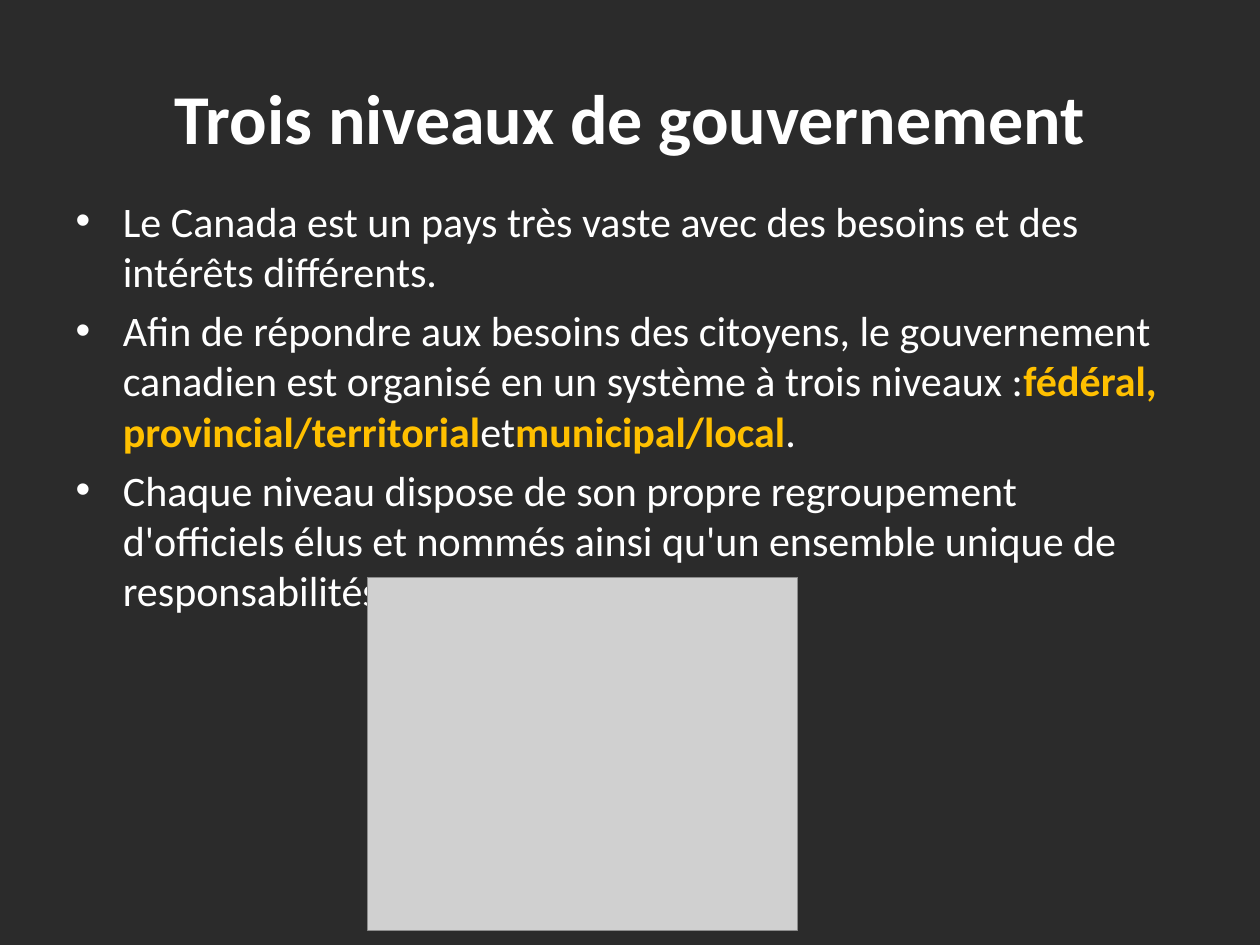
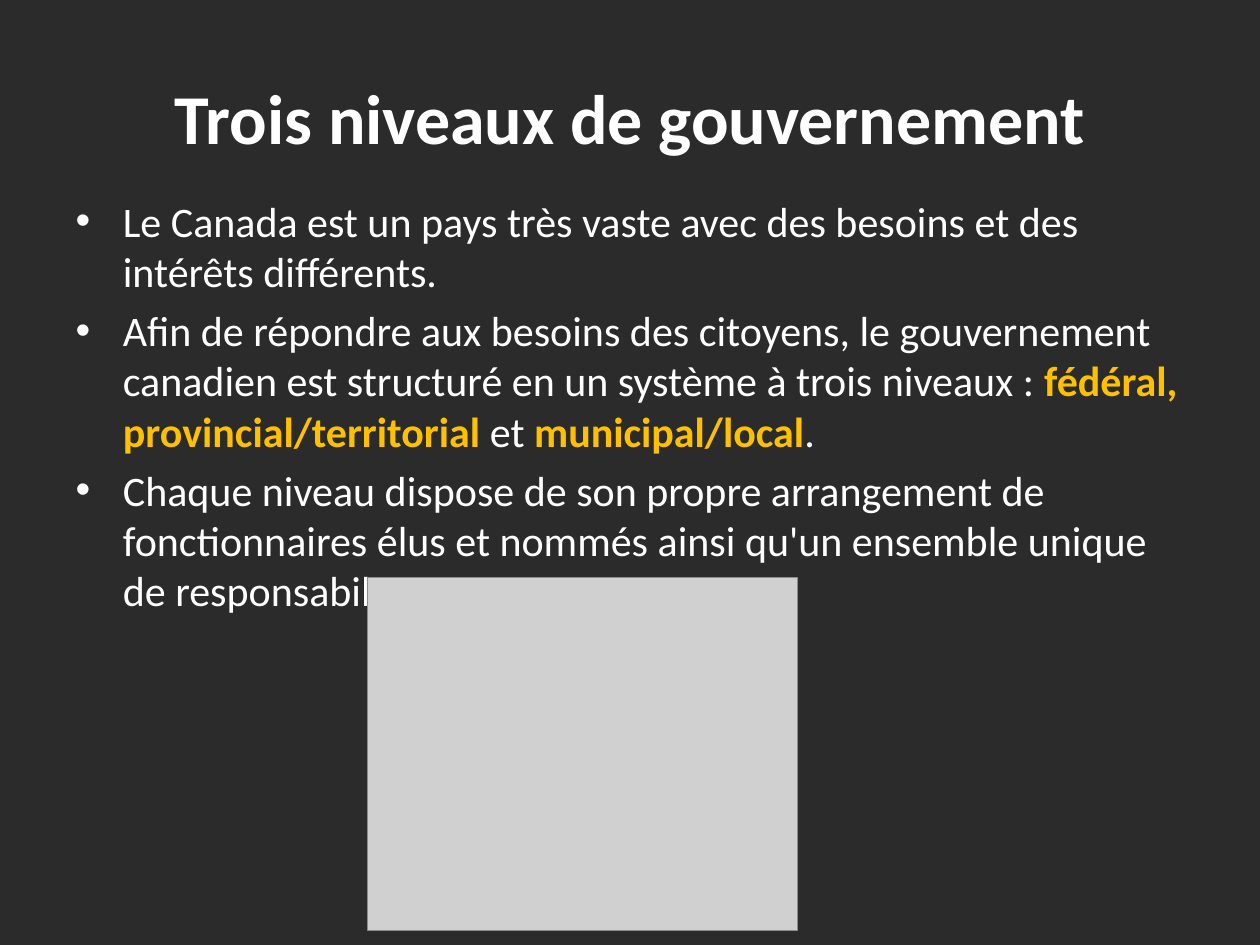
Before and after one commit to haomengqi00709/TranslationAPP, a slide deck: slide 3 of Output_ppt/PPT-3-Government-in-Canada1 (1)_fr_new.pptx. Drawn at 1260x945 pixels with LibreOffice and Linux fonts; fonts in the diff are those of the drawing; grey boxes stand for pictures; background and template pictures are left out; a plain dark background stands for a picture behind light text. Boxes give left, top, right and bottom in pixels: in the first picture for what was removed or moved away, otherwise in the second. Text is boxed around its words. In the diff, an @@ line names an element or a change of style, - is before the commit and + after.

```diff
--- a/Output_ppt/PPT-3-Government-in-Canada1 (1)_fr_new.pptx
+++ b/Output_ppt/PPT-3-Government-in-Canada1 (1)_fr_new.pptx
@@ text at [123,317,1177,617]: text changed @@
-• Afin de répondre aux besoins des citoyens, le gouvernement canadien est organisé en un système à trois niveaux :fédéral, provincial/territorialetmunicipal/local.
-• Chaque niveau dispose de son propre regroupement d'officiels élus et nommés ainsi qu'un ensemble unique de responsabilités.
+• Afin de répondre aux besoins des citoyens, le gouvernement canadien est structuré en un système à trois niveaux : fédéral, provincial/territorial et municipal/local.
+• Chaque niveau dispose de son propre arrangement de fonctionnaires élus et nommés ainsi qu'un ensemble unique de responsabilités.
```
Also in this commit, not shown: 2 other slides changed, 7 slides added, 21 other files.
